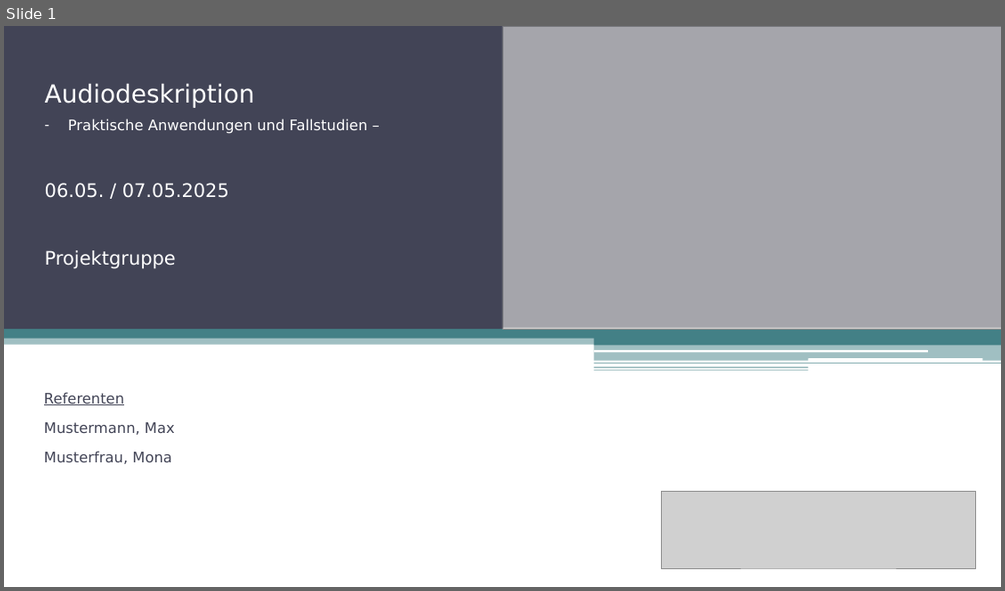
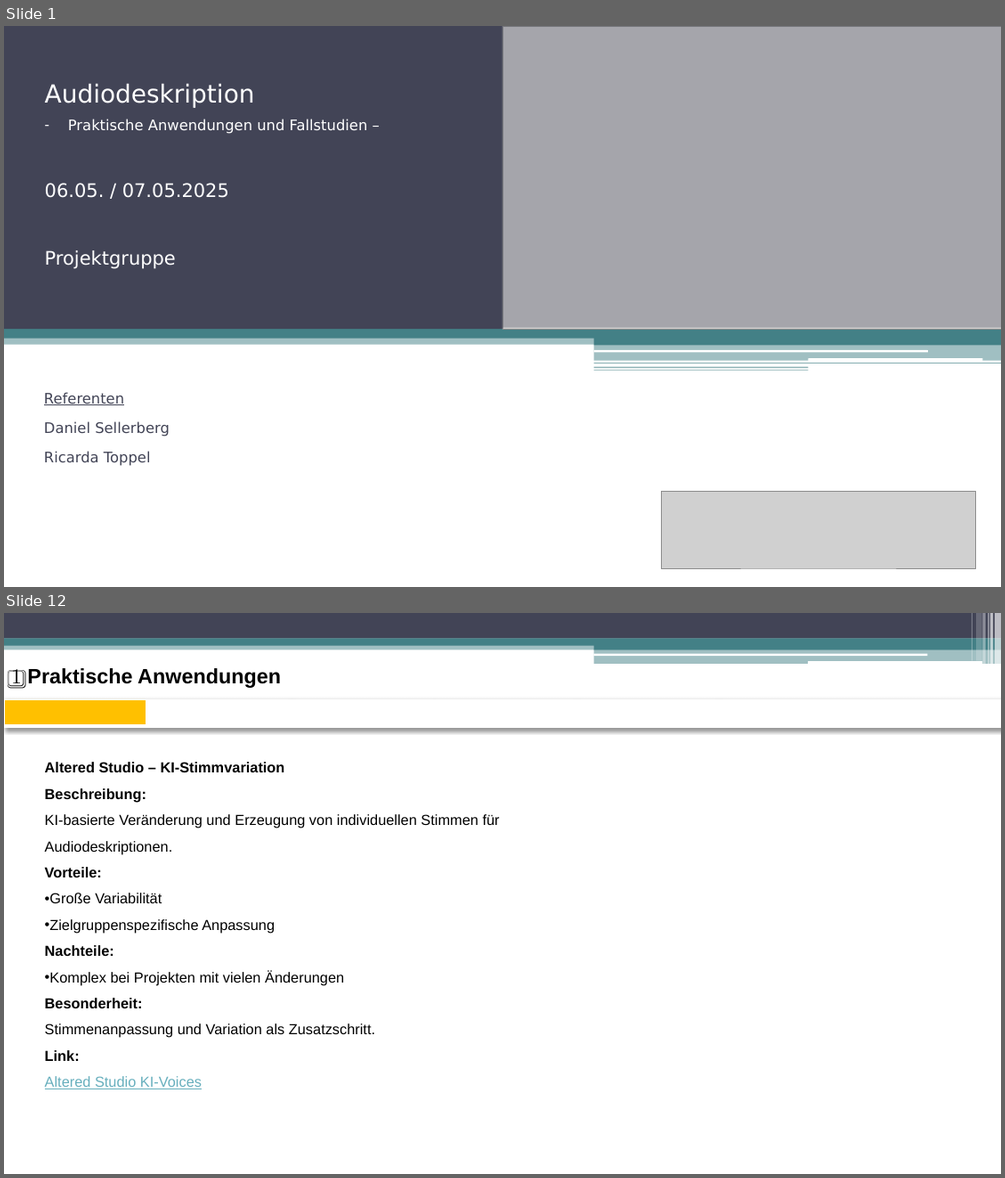
Before and after one commit to fhswf/descraibe, a slide deck: 20250424_Audiodeskription_Praktische Anwendungen und Fallstudien_v01.pptx. Shown one above the other, each under a label of ours: slide 1 before the commit, slides 1 and 12 after it; the slides between them are not shown. The pictures are 1005x591 and 1005x1178 pixels, drawn with LibreOffice and Linux fonts; fonts in the diff are those of the drawing; grey boxes stand for pictures. Boxes give left, top, right and bottom in pixels: in the first picture for what was removed or moved away, otherwise in the second. Text is boxed around its words. In the diff, an @@ line names an element or a change of style, - is before the commit and + after.

```diff
--- a/20250424_Audiodeskription_Praktische Anwendungen und Fallstudien_v01.pptx
+++ b/20250424_Audiodeskription_Praktische Anwendungen und Fallstudien_v01.pptx
@@ slide 12 added at <box>4,613,1001,1174</box>, background #FFFFFF; not listed: 11 template elements that a slide beside it also shows @@
@@ rounded rectangle added at <box>593,653,928,656</box>, fill #FFFFFF @@
@@ rounded rectangle added at <box>808,661,982,664</box>, fill #FFFFFF @@
@@ title added at <box>11,668,281,689</box>, 20 pt, text #000000, bold @@
+1️⃣ Praktische Anwendungen
@@ table added at <box>4,699,998,728</box>, 1 rows, 7 columns @@
+ |  |  |  |  |  | 
@@ text added at <box>45,762,500,1089</box>, 14 pt, text #000000 @@
+Altered Studio – KI-Stimmvariation
+Beschreibung:
+KI-basierte Veränderung und Erzeugung von individuellen Stimmen für Audiodeskriptionen.
+Vorteile:
+• Große Variabilität
+• Zielgruppenspezifische Anpassung
+Nachteile:
+• Komplex bei Projekten mit vielen Änderungen
+Besonderheit:
+Stimmenanpassung und Variation als Zusatzschritt.
+Link:
+Altered Studio KI-Voices
@@ slide 1 changed as well @@
@@ subtitle at <box>44,421,170,466</box>: text changed @@
-Mustermann, Max
-Musterfrau, Mona
+Daniel Sellerberg
+Ricarda Toppel
```
Also in this commit, not shown: 1 other slide changed, 27 other slides added, 6 slides removed.
